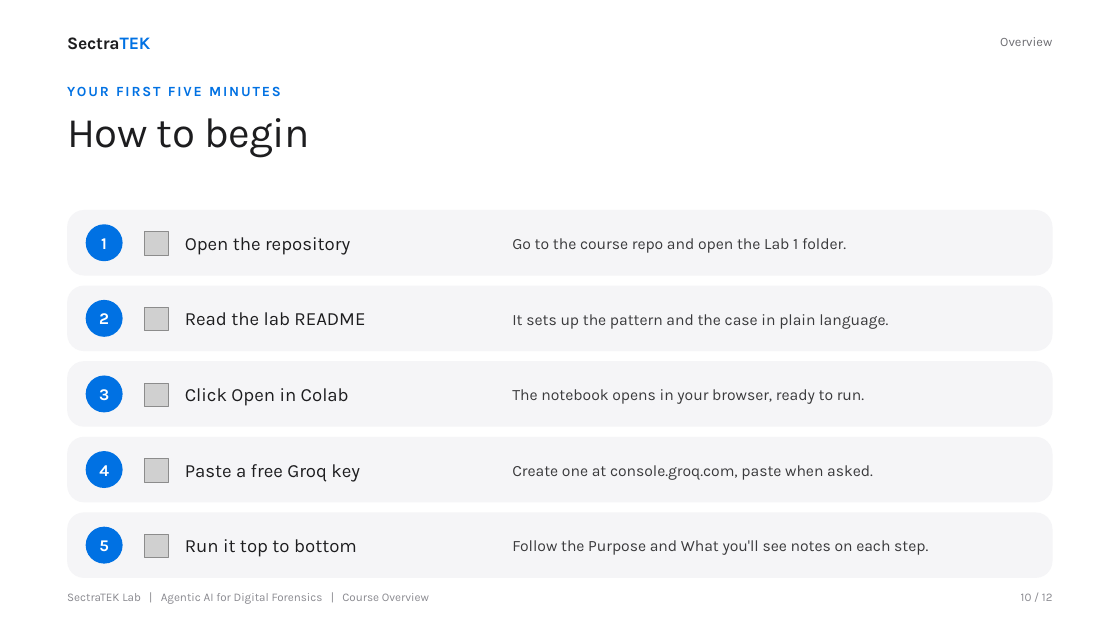
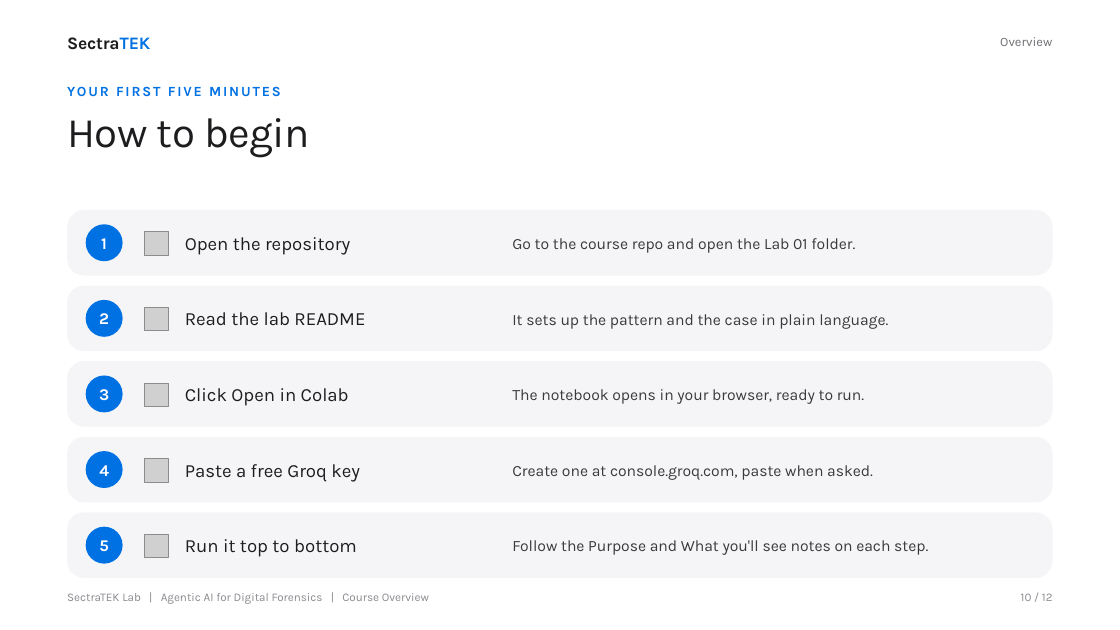
Before and after one commit to danjethh/sectratek-AI-Lab, a slide deck: slide 10 of course_overview/SectraTEK_Course_Overview.pptx. Drawn at 1120x630 pixels with LibreOffice and Linux fonts; fonts in the diff are those of the drawing; grey boxes stand for pictures. Boxes give left, top, right and bottom in pixels: in the first picture for what was removed or moved away, otherwise in the second. Text is boxed around its words. In the diff, an @@ line names an element or a change of style, - is before the commit and + after.

```diff
--- a/course_overview/SectraTEK_Course_Overview.pptx
+++ b/course_overview/SectraTEK_Course_Overview.pptx
@@ text at box(512, 238, 855, 253): text changed @@
-Go to the course repo and open the Lab 1 folder.
+Go to the course repo and open the Lab 01 folder.
```
Also in this commit, not shown: 1 other slide changed, 59 other files.
